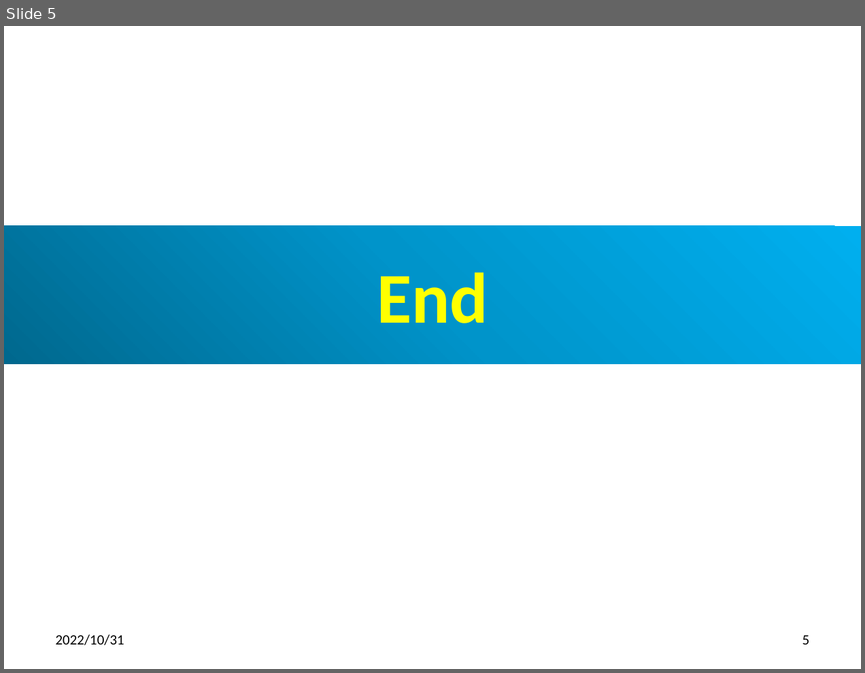
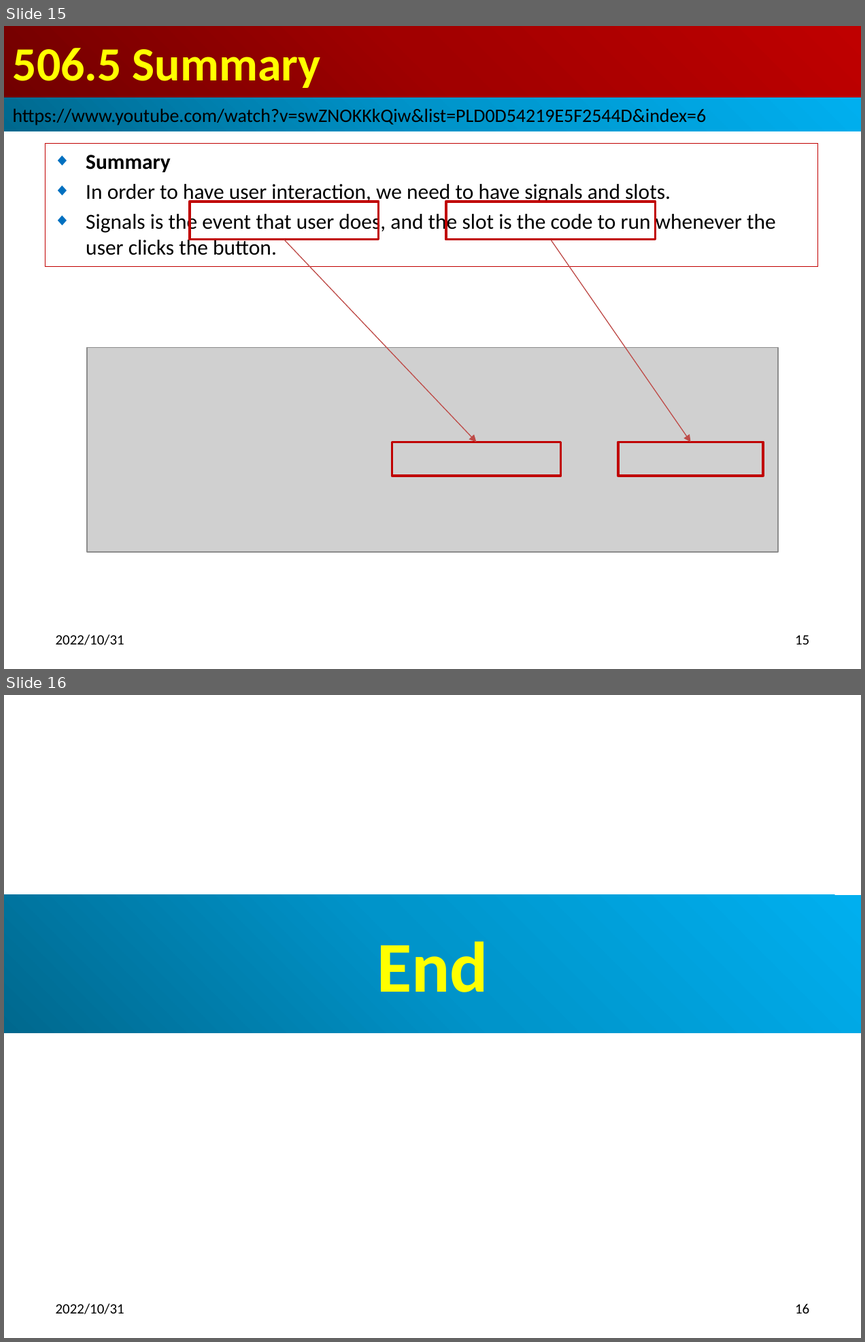
Before and after one commit to peterhchen/012_Qt, a slide deck: 506_Singal_Slot.pptx. Shown one above the other, each under a label of ours: slide 5 before the commit, slides 15 and 16 after it. The pictures are 865x673 and 865x1342 pixels, drawn with LibreOffice and Linux fonts; fonts in the diff are those of the drawing; grey boxes stand for pictures. Boxes give left, top, right and bottom in pixels: in the first picture for what was removed or moved away, otherwise in the second. Text is boxed around its words. In the diff, an @@ line names an element or a change of style, - is before the commit and + after.

```diff
--- a/506_Singal_Slot.pptx
+++ b/506_Singal_Slot.pptx
@@ slide 15 added at box(4, 26, 861, 669), background #FFFFFF @@
@@ title added at box(4, 26, 861, 98), fill gradient #720000 to #A20000 to #C00000, 40 pt, text #FFFF00, bold @@
+506.5 Summary
@@ rectangle added at box(4, 98, 861, 131), fill gradient #00688E to #0094CA to #00B0F0, 16 pt, text #000000 @@
+https://www.youtube.com/watch?v=swZNOKKkQiw&list=PLD0D54219E5F2544D&index=6
@@ subtitle added at box(45, 144, 818, 267), outline #C00000 0.75 pt, 18 pt, text #000000 @@
+◆ Summary
+◆ In order to have user interaction, we need to have signals and slots.
+◆ Signals is the event that user does, and the slot is the code to run whenever the user clicks the button.
@@ rectangle added at box(190, 201, 379, 240), outline #C00000 2 pt @@
@@ rectangle added at box(446, 201, 655, 240), outline #C00000 2 pt @@
@@ arrow added from (284, 240) to (476, 441), #BF4C48 0.75 pt @@
@@ arrow added from (551, 240) to (690, 441), #BF4C48 0.75 pt @@
@@ picture added at box(87, 347, 778, 552) @@
@@ rectangle added at box(392, 441, 561, 475), outline #C00000 2 pt @@
@@ rectangle added at box(618, 441, 763, 475), outline #C00000 2 pt @@
@@ text added at box(56, 634, 124, 645), 12 pt, text #000000 @@
+2022/10/31
@@ page number added at box(795, 635, 809, 644), 12 pt, text #000000 @@
+15
@@ what was slide 5 is now slide 16 @@
@@ page number at box(795, 1303, 809, 1313): text changed @@
-5
+16
```
Also in this commit, not shown: 3 slides changed, 10 other slides added, 2 other files.
